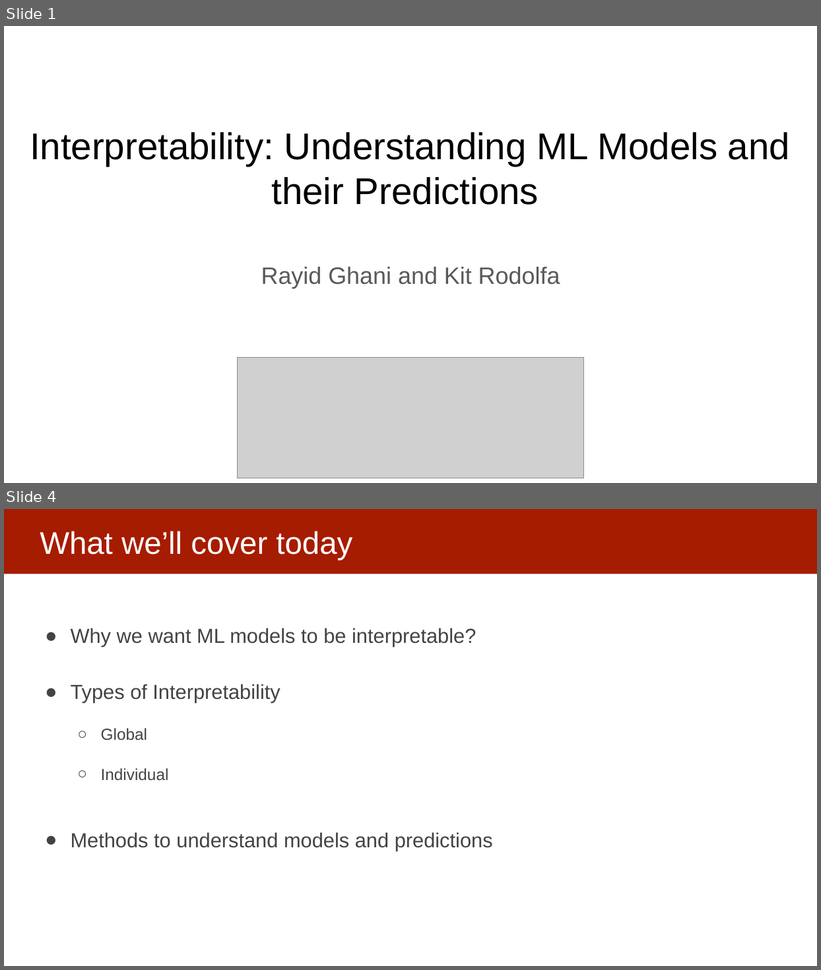
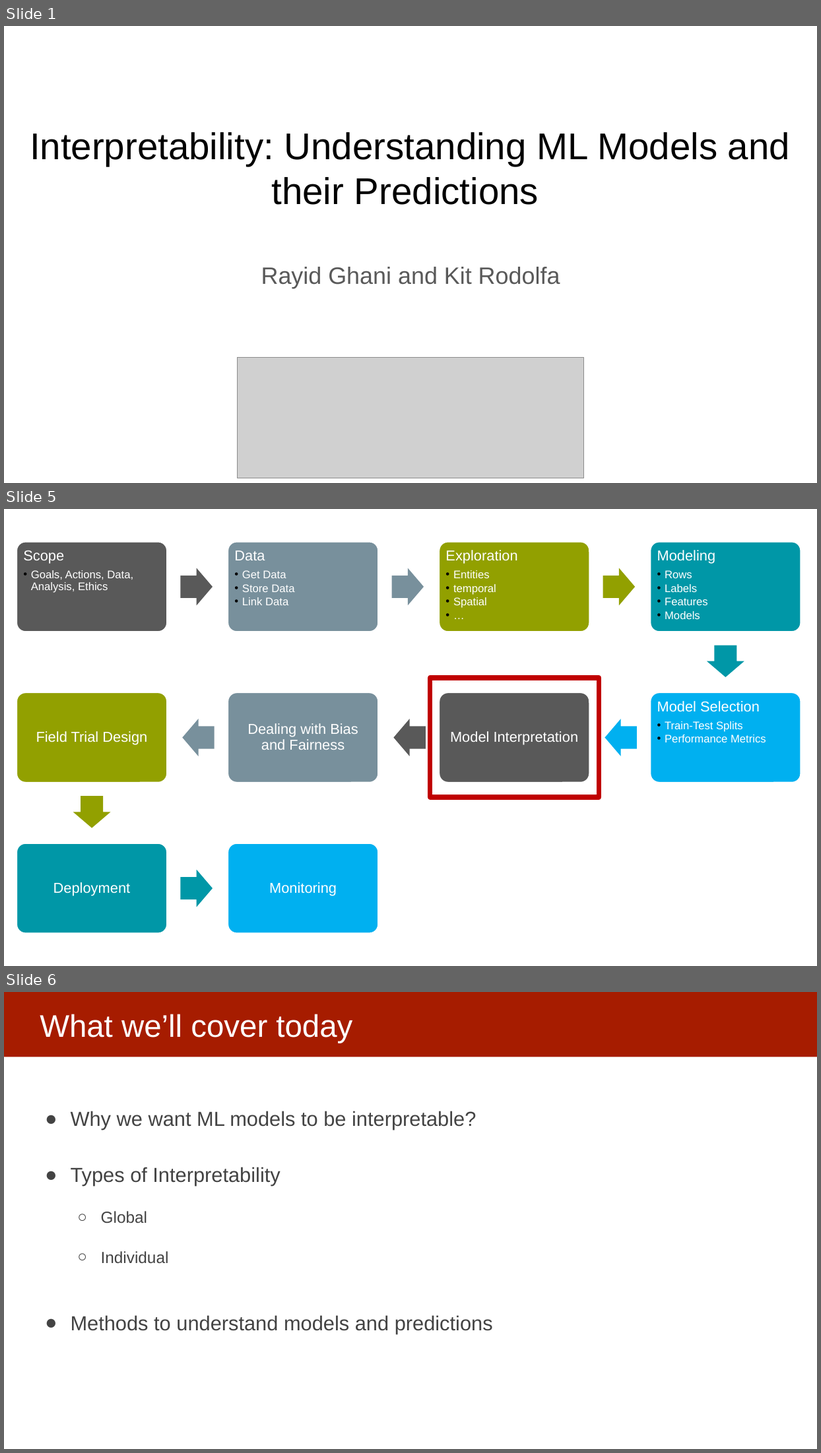
Before and after one commit to dssg/mlforpublicpolicylab, a slide deck: 10 - Model Interpretability Pt 1/Interpretability part 1.pptx. Shown one above the other, each under a label of ours: slides 1 and 4 before the commit, slides 1, 5 and 6 after it; the slides between them are not shown. The pictures are 821x970 and 821x1453 pixels, drawn with LibreOffice and Linux fonts; fonts in the diff are those of the drawing; grey boxes stand for pictures. Boxes give left, top, right and bottom in pixels: in the first picture for what was removed or moved away, otherwise in the second. Text is boxed around its words. In the diff, an @@ line names an element or a change of style, - is before the commit and + after.

```diff
--- a/10 - Model Interpretability Pt 1/Interpretability part 1.pptx
+++ b/10 - Model Interpretability Pt 1/Interpretability part 1.pptx
@@ slide 5 added at bbox=[4, 509, 817, 966], background #FFFFFF @@
@@ rectangle added at bbox=[430, 678, 599, 797], outline #C00000 6 pt @@
@@ group added at bbox=[16, 541, 801, 933]: 10 rounded rectangles, 10 texts, 9 right arrows @@
+Scope
+  • Goals, Actions, Data, Analysis, Ethics
+Data
+  • Get Data
+  • Store Data
+  • Link Data
+Exploration
+  • Entities
+  • temporal
+  • Spatial
+  • …
+Modeling
+  • Rows
+  • Labels
+  • Features
+  • Models
+Model Selection
+  • Train-Test Splits
+  • Performance Metrics
+Model Interpretation
+Dealing with Bias and Fairness
+Field Trial Design
+Deployment
+Monitoring
@@ what was slide 4 is now slide 6 @@
```
Also in this commit, not shown: 6 slides changed, 2 other slides added, 1 slide removed.
